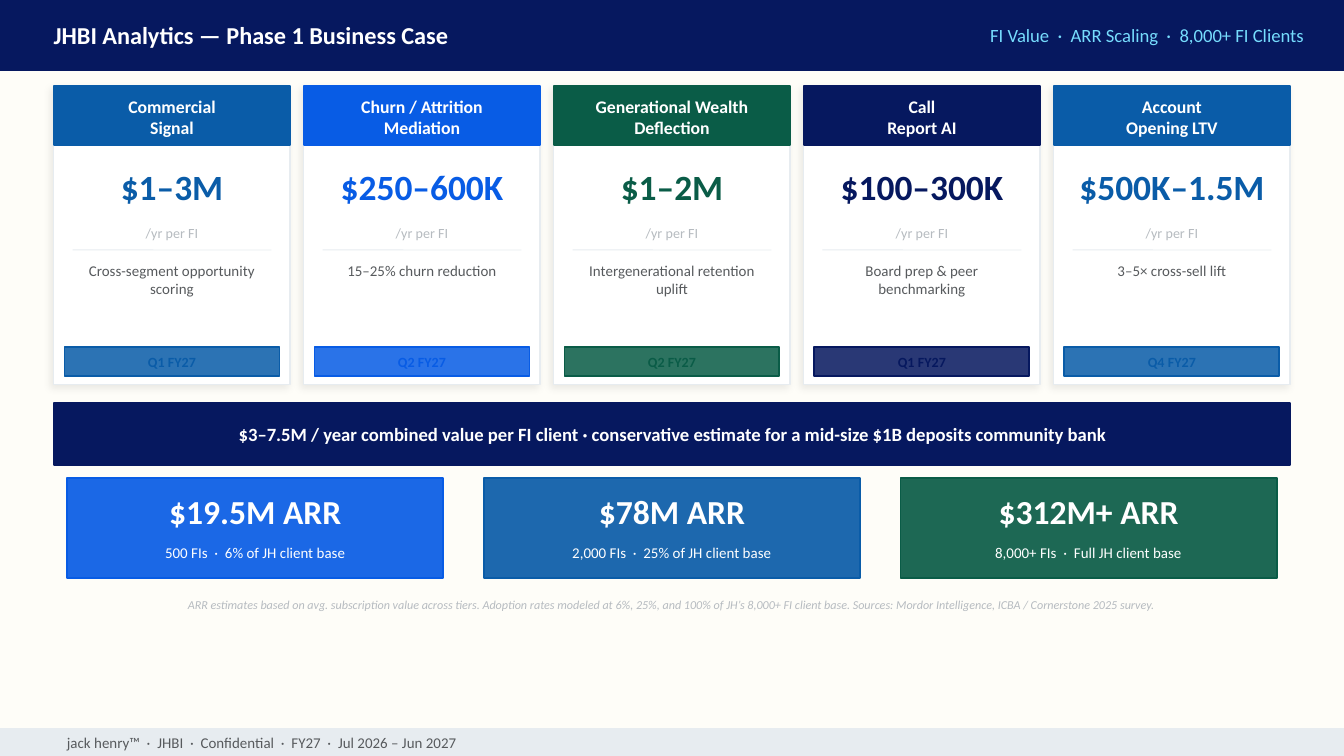
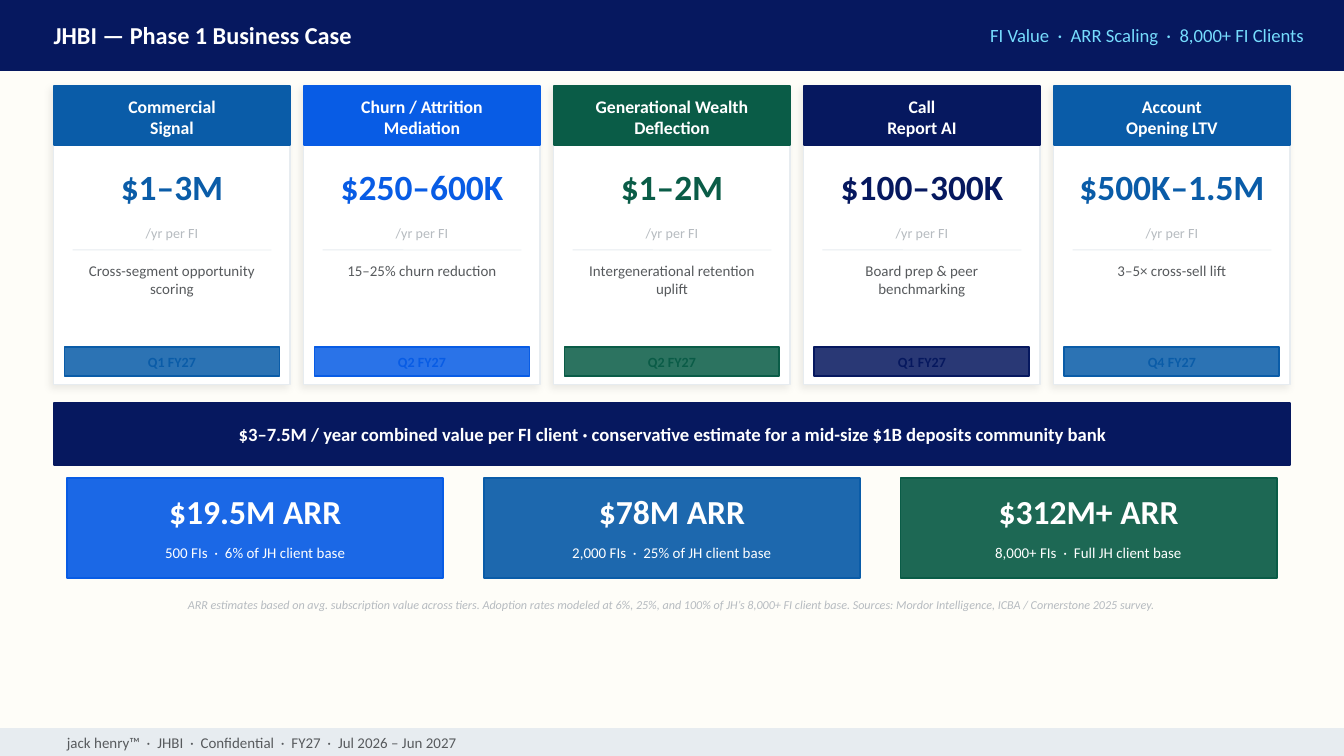
Before and after one commit to MonkeyWrenchGang/jhai_presentations, a slide deck: slide 8 of jhbi-roadmap-2026.pptx. Drawn at 1344x756 pixels with LibreOffice and Linux fonts; fonts in the diff are those of the drawing. Boxes give left, top, right and bottom in pixels: in the first picture for what was removed or moved away, otherwise in the second. Text is boxed around its words. In the diff, an @@ line names an element or a change of style, - is before the commit and + after.

Commit message:
QA pass: remove JHBI Analytics → JHBI everywhere; sync Q_INITIATIVES and DELIVERABLES to new app names

```diff
--- a/jhbi-roadmap-2026.pptx
+++ b/jhbi-roadmap-2026.pptx
@@ text at <box>54,27,352,44</box>: text changed @@
-JHBI Analytics — Phase 1 Business Case
+JHBI — Phase 1 Business Case
```
Also in this commit, not shown: 6 other slides changed.
